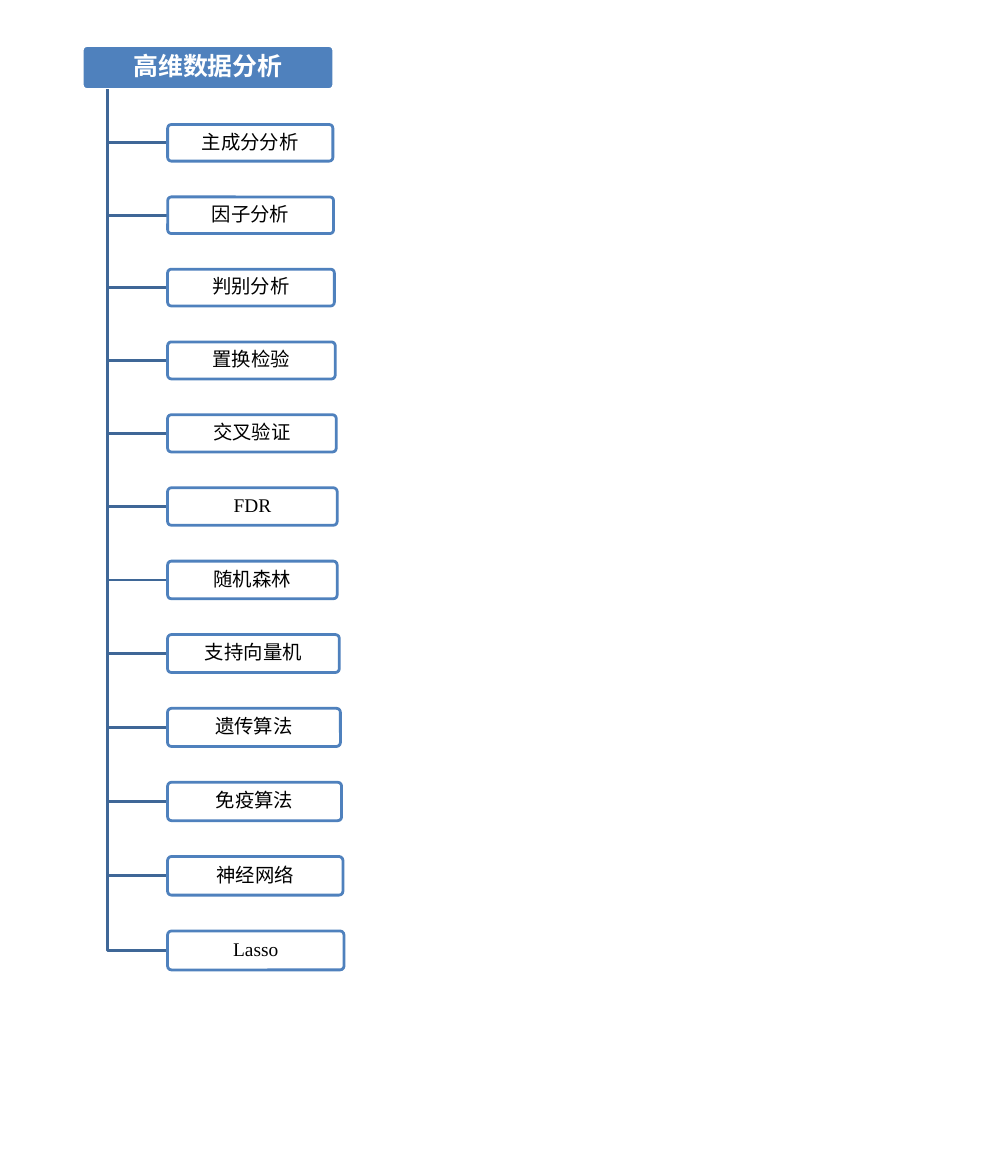
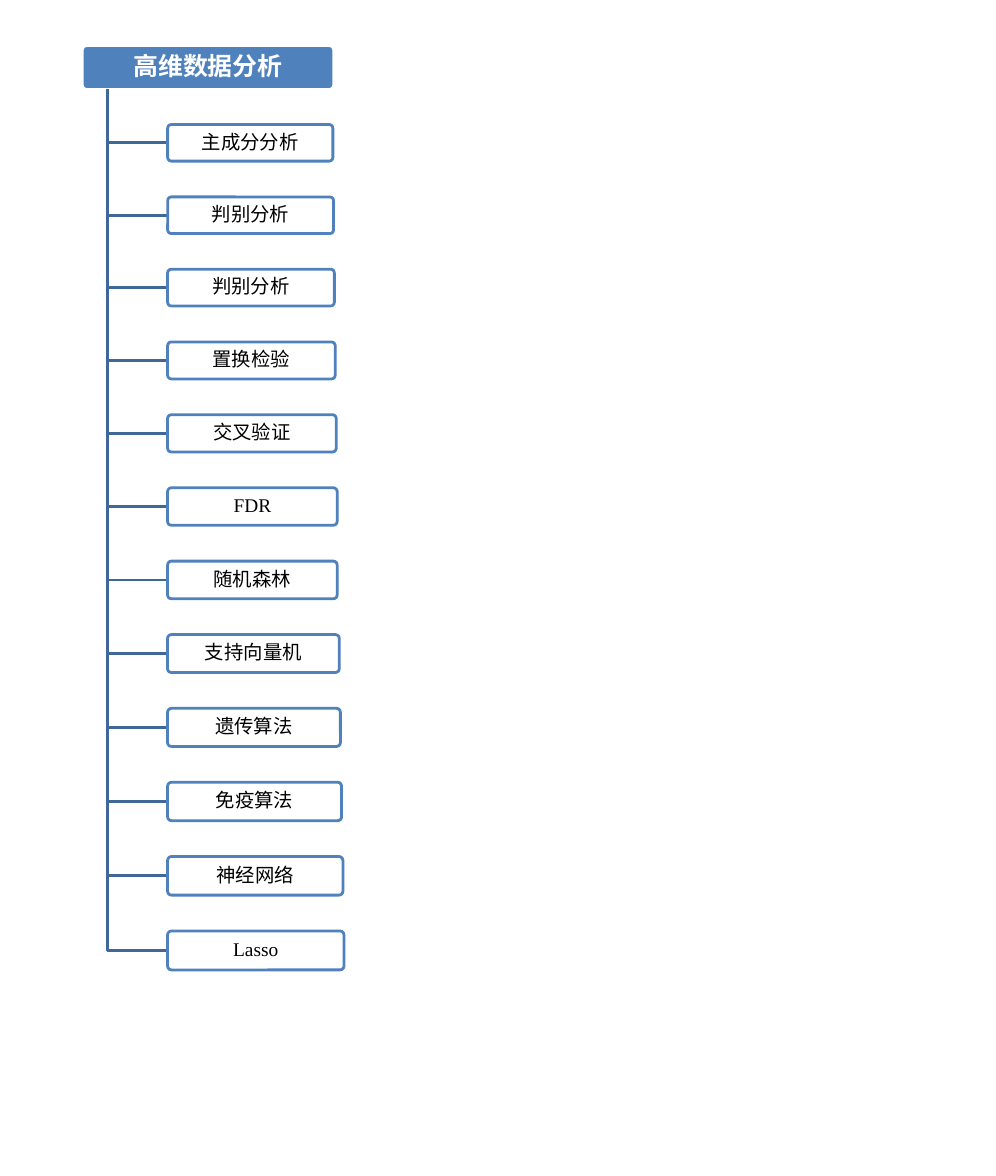
Before and after one commit to YanqiangLu1/luyanqiang3, a slide deck: slide 2 of image/基础统计分析和高维图片.pptx. Drawn at 996x1176 pixels with LibreOffice and Linux fonts; fonts in the diff are those of the drawing. Boxes give left, top, right and bottom in pixels: in the first picture for what was removed or moved away, otherwise in the second. Text is boxed around its words. In the diff, an @@ line names an element or a change of style, - is before the commit and + after.

```diff
--- a/image/基础统计分析和高维图片.pptx
+++ b/image/基础统计分析和高维图片.pptx
@@ text at box(212, 204, 290, 223): text changed @@
-因子分析
+判别分析
```
Also in this commit, not shown: 1 other slide changed, 1 slide added, 29 other files.
